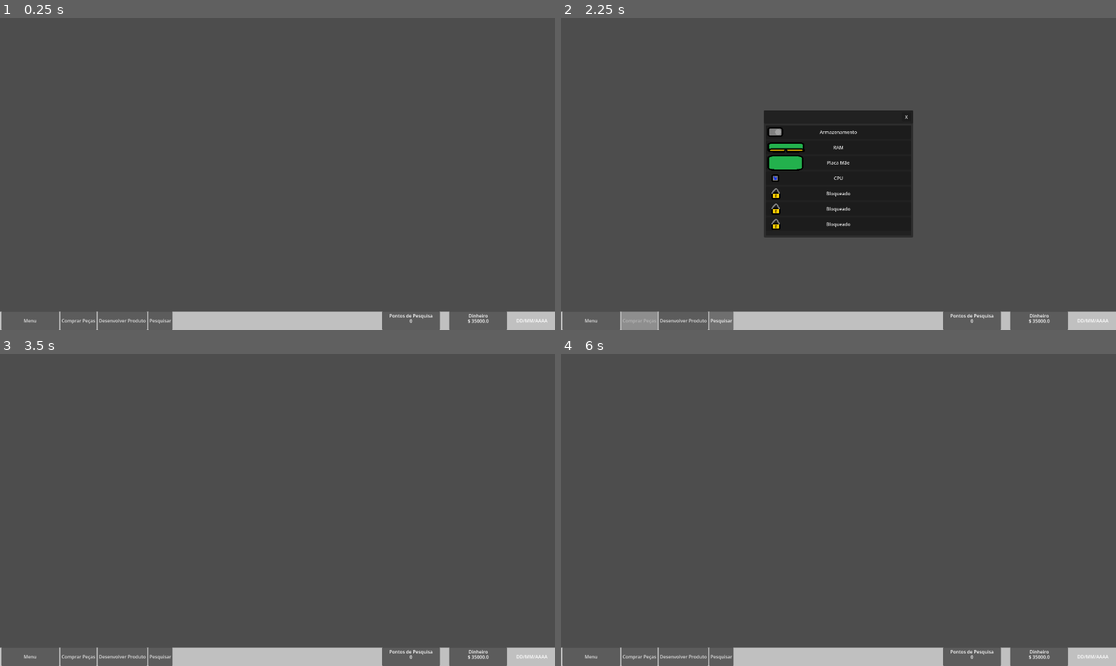
Above: before the commit, frames 1-4 (two rows, left to right).
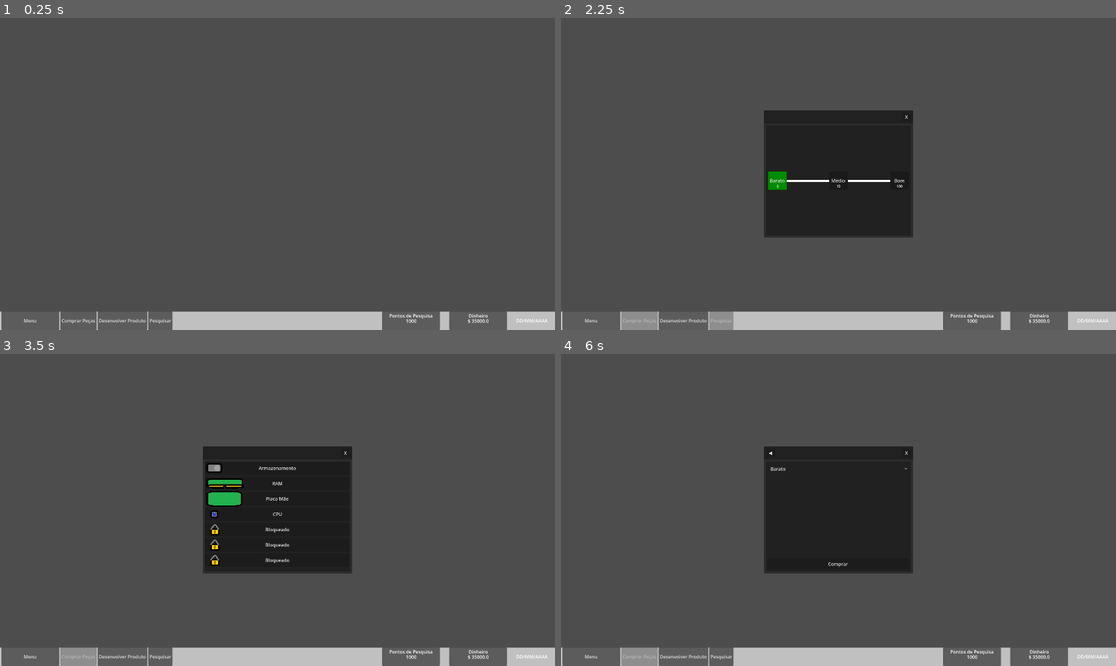
Above: after the commit, the same moments.

Repository: AnthonyBerri/NotebookTycoon
Game: Godot game, scene res://Scenes/Main.tscn
The game is run twice, just before and just after one commit, with the same random seed, the same clock (stepped at 60 frames per second) and the same inputs. This scene is started directly instead of the project's main scene.
Inputs (mouse positions are in pixels of both pictures, inside the frame that each line leads up to):
- Up to frame 1 (0.25 s): no input
- Up to frame 2 (2.25 s): click "Menu" at 0.5 s; click "Comprar Peças" at 1.25 s; click "Pesquisar" at 2 s
- Up to frame 3 (3.5 s): click "X" at 2.75 s
- Up to frame 4 (6 s): click (838, 469) at 3.5 s, where only the run after the commit has a clickable "Armazenamento"; click (838, 469) at 4.25 s, where only the run after the commit has a clickable "Armazenamento barato"; click (771, 453) at 5 s, where only the run after the commit has a clickable "◀"; click (838, 481) at 5.75 s, where only the run after the commit has a clickable "RAM"

The runs differ from the first frame. In frame 1, less than 0.1% of the frame differs, in the area x 73-75%, y 96-98%; in frame 2, 1.5%; in frame 3, 11%; in frame 4, 11%, in the area x 10-75%, y 29-100%.

Commit message:
coiso de pesquisa funcionando

Diff:
--- a/Scenes/Main.tscn
+++ b/Scenes/Main.tscn
@@ -168,3 +168,4 @@
 
 [connection signal="pressed" from="HUD/BBar/MarginContainer/HBoxContainer/HBoxContainer/BuyBtn" to="." method="_on_buy_btn_pressed"]
 [connection signal="pressed" from="HUD/BBar/MarginContainer/HBoxContainer/HBoxContainer/DevBtn2" to="." method="_on_dev_btn_2_pressed"]
+[connection signal="pressed" from="HUD/BBar/MarginContainer/HBoxContainer/HBoxContainer/RnDBtn3" to="." method="_on_rn_d_btn_3_pressed"]
--- /dev/null
+++ b/Scenes/RnDMenu.tscn
@@ -0,0 +1,286 @@
+[gd_scene format=3 uid="uid://dvwkmvv1twe6n"]
+
+[ext_resource type="Script" uid="uid://cqphfrtqciivc" path="res://Scenes/rnd_menu.gd" id="1_55sgy"]
+[ext_resource type="Script" uid="uid://c2dggdcldpbmw" path="res://Scenes/leave_menu.gd" id="2_glbjg"]
+
+[sub_resource type="StyleBoxFlat" id="StyleBoxFlat_jjgbg"]
+content_margin_left = 0.0
+content_margin_top = 0.0
+content_margin_right = 0.0
+content_margin_bottom = 0.0
+bg_color = Color(0.12941177, 0.12941177, 0.12941177, 1)
+border_width_left = 7
+border_width_top = 52
+border_width_right = 7
+border_width_bottom = 7
+border_color = Color(0.1764706, 0.1764706, 0.1764706, 1)
+corner_radius_top_left = 3
+corner_radius_top_right = 3
+corner_radius_bottom_right = 3
+corner_radius_bottom_left = 3
+corner_detail = 5
+
+[sub_resource type="StyleBoxFlat" id="StyleBoxFlat_bo1nx"]
+content_margin_left = 0.0
+content_margin_top = 0.0
+content_margin_right = 0.0
+content_margin_bottom = 0.0
+bg_color = Color(0.12941177, 0.12941177, 0.12941177, 1)
+corner_radius_top_left = 3
+corner_radius_top_right = 3
+corner_radius_bottom_right = 3
+corner_radius_bottom_left = 3
+corner_detail = 5
+
+[sub_resource type="StyleBoxLine" id="StyleBoxLine_55sgy"]
+color = Color(1, 1, 1, 1)
+grow_begin = 0.0
+grow_end = 0.0
+thickness = 6
+
+[sub_resource type="StyleBoxFlat" id="StyleBoxFlat_55sgy"]
+content_margin_left = 4.0
+content_margin_top = 4.0
+content_margin_right = 4.0
+content_margin_bottom = 4.0
+bg_color = Color(0.101960786, 0.101960786, 0.101960786, 1)
+corner_radius_top_left = 3
+corner_radius_top_right = 3
+corner_radius_bottom_right = 3
+corner_radius_bottom_left = 3
+corner_detail = 5
+
+[sub_resource type="StyleBoxFlat" id="StyleBoxFlat_d036p"]
+content_margin_left = 4.0
+content_margin_top = 4.0
+content_margin_right = 4.0
+content_margin_bottom = 4.0
+bg_color = Color(0.22352941, 0.22352941, 0.22352941, 1)
+corner_radius_top_left = 3
+corner_radius_top_right = 3
+corner_radius_bottom_right = 3
+corner_radius_bottom_left = 3
+corner_detail = 5
+
+[sub_resource type="StyleBoxFlat" id="StyleBoxFlat_fvf7y"]
+content_margin_left = 4.0
+content_margin_top = 4.0
+content_margin_right = 4.0
+content_margin_bottom = 4.0
+bg_color = Color(0, 0.54901963, 0, 1)
+corner_radius_top_left = 3
+corner_radius_top_right = 3
+corner_radius_bottom_right = 3
+corner_radius_bottom_left = 3
+corner_detail = 5
+
+[sub_resource type="StyleBoxFlat" id="StyleBoxFlat_jflpe"]
+content_margin_left = 4.0
+content_margin_top = 4.0
+content_margin_right = 4.0
+content_margin_bottom = 4.0
+bg_color = Color(0.22352941, 0.22352941, 0.22352941, 1)
+corner_radius_top_left = 3
+corner_radius_top_right = 3
+corner_radius_bottom_right = 3
+corner_radius_bottom_left = 3
+corner_detail = 5
+
+[sub_resource type="StyleBoxFlat" id="StyleBoxFlat_w5452"]
+content_margin_left = 4.0
+content_margin_top = 4.0
+content_margin_right = 4.0
+content_margin_bottom = 4.0
+bg_color = Color(0.22352941, 0.22352941, 0.22352941, 1)
+corner_radius_top_left = 3
+corner_radius_top_right = 3
+corner_radius_bottom_right = 3
+corner_radius_bottom_left = 3
+corner_detail = 5
+
+[node name="RnDMenu" type="Panel" unique_id=1332792078]
+anchors_preset = 8
+anchor_left = 0.5
+anchor_top = 0.5
+anchor_right = 0.5
+anchor_bottom = 0.5
+offset_left = -258.0
+offset_top = -220.0
+offset_right = 258.0
+offset_bottom = 220.0
+grow_horizontal = 2
+grow_vertical = 2
+theme_override_styles/panel = SubResource("StyleBoxFlat_jjgbg")
+script = ExtResource("1_55sgy")
+
+[node name="TBar" type="Panel" parent="." unique_id=1989378581]
+layout_mode = 1
+anchors_preset = -1
+anchor_left = 0.5
+anchor_top = 0.051000003
+anchor_right = 0.5
+anchor_bottom = 0.051000003
+offset_left = -258.0
+offset_top = -22.44
+offset_right = 258.0
+offset_bottom = 22.56
+grow_horizontal = 2
+theme_override_styles/panel = SubResource("StyleBoxFlat_bo1nx")
+
+[node name="LeaveMenu" type="Button" parent="TBar" unique_id=567141520]
+layout_mode = 1
+anchors_preset = 6
+anchor_left = 1.0
+anchor_top = 0.5
+anchor_right = 1.0
+anchor_bottom = 0.5
+offset_left = -38.0
+offset_top = -15.5
+offset_right = -7.0
+offset_bottom = 15.5
+grow_horizontal = 0
+grow_vertical = 2
+text = "X"
+icon_alignment = 1
+script = ExtResource("2_glbjg")
+
+[node name="Research" type="Control" parent="." unique_id=158644376]
+layout_mode = 1
+anchor_left = 0.014
+anchor_top = 0.11800001
+anchor_right = 0.014
+anchor_bottom = 0.11800001
+offset_left = -0.22400045
+offset_top = 0.07999802
+offset_right = 501.776
+offset_bottom = 381.08
+
+[node name="Panel" type="Panel" parent="Research" unique_id=1812238722]
+layout_mode = 0
+offset_left = 72.0
+offset_top = 189.0
+offset_right = 219.0
+offset_bottom = 198.0
+theme_override_styles/panel = SubResource("StyleBoxLine_55sgy")
+
+[node name="Panel2" type="Panel" parent="Research" unique_id=2099240086]
+layout_mode = 0
+offset_left = 283.0
+offset_top = 189.0
+offset_right = 430.0
+offset_bottom = 198.0
+theme_override_styles/panel = SubResource("StyleBoxLine_55sgy")
+
+[node name="Barato" type="Button" parent="Research" unique_id=2009217688]
+layout_mode = 1
+anchors_preset = 4
+anchor_top = 0.5
+anchor_bottom = 0.5
+offset_left = 8.0
+offset_top = -32.0
+offset_right = 72.0
+offset_bottom = 32.0
+grow_vertical = 2
+theme_override_colors/font_disabled_color = Color(0.8745098, 0.8745098, 0.8745098, 1)
+theme_override_styles/normal = SubResource("StyleBoxFlat_55sgy")
+theme_override_styles/hover = SubResource("StyleBoxFlat_d036p")
+theme_override_styles/disabled = SubResource("StyleBoxFlat_fvf7y")
+text = "Barato"
+
+[node name="Pontos" type="Label" parent="Research/Barato" unique_id=636362372]
+layout_mode = 1
+anchors_preset = 7
+anchor_left = 0.5
+anchor_top = 1.0
+anchor_right = 0.5
+anchor_bottom = 1.0
+offset_left = -17.5
+offset_top = -21.0
+offset_right = 17.5
+offset_bottom = -4.0
+grow_horizontal = 2
+grow_vertical = 0
+theme_override_font_sizes/font_size = 12
+text = "00000"
+horizontal_alignment = 1
+vertical_alignment = 1
+
+[node name="Medio" type="Button" parent="Research" unique_id=625591288]
+layout_mode = 1
+anchors_preset = 8
+anchor_left = 0.5
+anchor_top = 0.5
+anchor_right = 0.5
+anchor_bottom = 0.5
+offset_left = -32.0
+offset_top = -32.0
+offset_right = 32.0
+offset_bottom = 32.0
+grow_horizontal = 2
+grow_vertical = 2
+theme_override_colors/font_disabled_color = Color(0.8745098, 0.8745098, 0.8745098, 1)
+theme_override_styles/normal = SubResource("StyleBoxFlat_55sgy")
+theme_override_styles/hover = SubResource("StyleBoxFlat_jflpe")
+theme_override_styles/disabled = SubResource("StyleBoxFlat_fvf7y")
+text = "Médio"
+
+[node name="Pontos" type="Label" parent="Research/Medio" unique_id=1682015032]
+layout_mode = 1
+anchors_preset = 7
+anchor_left = 0.5
+anchor_top = 1.0
+anchor_right = 0.5
+anchor_bottom = 1.0
+offset_left = -17.5
+offset_top = -21.0
+offset_right = 17.5
+offset_bottom = -4.0
+grow_horizontal = 2
+grow_vertical = 0
+theme_override_font_sizes/font_size = 12
+text = "00000"
+horizontal_alignment = 1
+vertical_alignment = 1
+
+[node name="Bom" type="Button" parent="Research" unique_id=1409417145]
+layout_mode = 1
+anchors_preset = 6
+anchor_left = 1.0
+anchor_top = 0.5
+anchor_right = 1.0
+anchor_bottom = 0.5
+offset_left = -72.0
+offset_top = -32.0
+offset_right = -8.0
+offset_bottom = 32.0
+grow_horizontal = 0
+grow_vertical = 2
+theme_override_colors/font_disabled_color = Color(0.8745098, 0.8745098, 0.8745098, 1)
+theme_override_styles/normal = SubResource("StyleBoxFlat_55sgy")
+theme_override_styles/hover = SubResource("StyleBoxFlat_w5452")
+theme_override_styles/disabled = SubResource("StyleBoxFlat_fvf7y")
+text = "Bom"
+
+[node name="Pontos" type="Label" parent="Research/Bom" unique_id=1812987705]
+layout_mode = 1
+anchors_preset = 7
+anchor_left = 0.5
+anchor_top = 1.0
+anchor_right = 0.5
+anchor_bottom = 1.0
+offset_left = -17.5
+offset_top = -21.0
+offset_right = 17.5
+offset_bottom = -4.0
+grow_horizontal = 2
+grow_vertical = 0
+theme_override_font_sizes/font_size = 12
+text = "00000"
+horizontal_alignment = 1
+vertical_alignment = 1
+
+[connection signal="janela_fechada" from="TBar/LeaveMenu" to="." method="_on_leave_menu_janela_fechada"]
+[connection signal="pressed" from="TBar/LeaveMenu" to="TBar/LeaveMenu" method="_on_pressed"]
+[connection signal="pressed" from="Research/Barato" to="." method="_on_barato_pressed"]
+[connection signal="pressed" from="Research/Medio" to="." method="_on_medio_pressed"]
+[connection signal="pressed" from="Research/Bom" to="." method="_on_bom_pressed"]
--- a/Scenes/buy_menu.tscn
+++ b/Scenes/buy_menu.tscn
@@ -281,13 +281,6 @@
 offset_right = 501.0
 offset_bottom = 95.0
 flat = true
-item_count = 3
-popup/item_0/text = "Erro"
-popup/item_0/id = 0
-popup/item_1/text = "Erro"
-popup/item_1/id = 1
-popup/item_2/text = "Erro"
-popup/item_2/id = 2
 
 [node name="VoltarMenu" type="Button" parent="ItensCompra" unique_id=1420035326]
 layout_mode = 1
--- a/Scenes/itens_compra.gd
+++ b/Scenes/itens_compra.gd
@@ -8,42 +8,52 @@
 	botao.visible = true
 	item = oi
 
-	lista.set_item_text(0, "%s barata" % oi)
-	lista.set_item_text(1, "%s mediana" % oi)
-	lista.set_item_text(2, "%s ruim" % oi)
+	if(DadosCompra.BaratoPesq):
+		lista.add_item("Barato", 0)
+		lista.set_item_text(0, "%s barata" % oi)
+	if(DadosCompra.MedioPesq):
+		lista.add_item("Medio", 1)
+		lista.set_item_text(1, "%s mediana" % oi)
+	if(DadosCompra.BomPesq):
+		lista.add_item("Bom", 2)
+		lista.set_item_text(2, "%s boa" % oi)
 
 	if (oi == "Armazenamento"):
-		lista.set_item_text(0, "Armazenamento barato")
-		lista.set_item_text(1, "Armazenamento mediano") # Usa pronome diferente, sei lá
-		if (DadosCompra.HddRComprado == true):
+		lista.set_item_text(0, "%s barato" % oi)
+		lista.set_item_text(1, "%s mediano" % oi)
+		lista.set_item_text(2, "%s bom" % oi)
+		if (DadosCompra.HddRComprado && DadosCompra.BaratoPesq):
 			lista.set_item_disabled(0, true)
-		if (DadosCompra.HddMComprado == true):
+		if (DadosCompra.HddMComprado && DadosCompra.MedioPesq):
 			lista.set_item_disabled(1, true)
-		if (DadosCompra.HddBComprado == true):
+		if (DadosCompra.HddBComprado && DadosCompra.BomPesq):
 			lista.set_item_disabled(2, true)
 
 	elif (oi == "RAM"):
-		if (DadosCompra.RamRComprada == true):
+		if (DadosCompra.RamRComprada && DadosCompra.BaratoPesq):
 			lista.set_item_disabled(0, true)
-		if (DadosCompra.RamMComprada == true):
+		if (DadosCompra.RamMComprada && DadosCompra.MedioPesq):
 			lista.set_item_disabled(1, true)
-		if (DadosCompra.RamBComprada == true):
+		if (DadosCompra.RamBComprada && DadosCompra.BomPesq):
 			lista.set_item_disabled(2, true)
 
 	elif (oi == "Placa Mãe"):
-		if (DadosCompra.MbrRComprada == true):
+		if (DadosCompra.MbrRComprada && DadosCompra.BaratoPesq):
 			lista.set_item_disabled(0, true)
-		if (DadosCompra.MbrMComprada == true):
+		if (DadosCompra.MbrMComprada && DadosCompra.MedioPesq):
 			lista.set_item_disabled(1, true)
-		if (DadosCompra.MbrBComprada == true):
+		if (DadosCompra.MbrBComprada && DadosCompra.BomPesq):
 			lista.set_item_disabled(2, true)
 
 	elif (oi == "Processador"):
-		if (DadosCompra.CpuRComprada == true):
+		lista.set_item_text(0, "%s barato" % oi)
+		lista.set_item_text(1, "%s mediano" % oi)
+		lista.set_item_text(2, "%s bom" % oi)
+		if (DadosCompra.CpuRComprada && DadosCompra.BaratoPesq):
 			lista.set_item_disabled(0, true)
-		if (DadosCompra.CpuMComprada == true):
+		if (DadosCompra.CpuMComprada && DadosCompra.MedioPesq):
 			lista.set_item_disabled(1, true)
-		if (DadosCompra.CpuBComprada == true):
+		if (DadosCompra.CpuBComprada && DadosCompra.BomPesq):
 			lista.set_item_disabled(2, true)
 
 	else:
--- /dev/null
+++ b/Scenes/rnd_menu.gd
@@ -0,0 +1,50 @@
+extends Panel
+
+@onready var BaratoBtn = $"Research/Barato"
+@onready var BaratoPts = $"Research/Barato/Pontos"
+@onready var MedioBtn = $"Research/Medio"
+@onready var MedioPts = $"Research/Medio/Pontos"
+@onready var BomBtn = $"Research/Bom"
+@onready var BomPts = $"Research/Bom/Pontos"
+
+signal janela_fechada()
+
+func _ready() -> void:
+	calc_preco()
+	toggle_btns()
+
+func pesquisar(qual: int) -> void:
+	if(qual == 0 && DadosCompra.BaratoPreco <= DadosGlobais.pontos && DadosCompra.BaratoPesq == false):
+		DadosCompra.BaratoPesq = true
+		DadosGlobais.pontos -= DadosCompra.BaratoPreco
+	elif(qual == 1 && DadosCompra.MedioPreco <= DadosGlobais.pontos && DadosCompra.MedioPesq == false && DadosCompra.BaratoPesq == true):
+		DadosCompra.MedioPesq = true
+		DadosGlobais.pontos -= DadosCompra.MedioPreco
+	elif(qual == 2 && DadosCompra.BomPreco <= DadosGlobais.pontos && DadosCompra.BomPesq == false && DadosCompra.MedioPesq == true):
+		DadosCompra.BomPesq = true
+		DadosGlobais.pontos -= DadosCompra.BomPreco
+
+	toggle_btns()
+
+func toggle_btns() -> void:
+	BaratoBtn.disabled = DadosCompra.BaratoPesq
+	MedioBtn.disabled = DadosCompra.MedioPesq
+	BomBtn.disabled = DadosCompra.BomPesq
+
+func calc_preco() -> void:
+	BaratoPts.text = "%s" % DadosCompra.BaratoPreco
+	MedioPts.text = "%s" % DadosCompra.MedioPreco
+	BomPts.text = "%s" % DadosCompra.BomPreco
+
+func _on_barato_pressed() -> void:
+	pesquisar(0)
+
+func _on_medio_pressed() -> void:
+	pesquisar(1)
+
+func _on_bom_pressed() -> void:
+	pesquisar(2)
+
+func _on_leave_menu_janela_fechada() -> void:
+	janela_fechada.emit()
+	queue_free()
--- a/Scripts/dados_compra.gd
+++ b/Scripts/dados_compra.gd
@@ -1,6 +1,13 @@
 extends Node
 
 # TODO: A Compra é uma gambiarra impossível de expandir, vou mudar isso depois do protótipo. - Marcos
+
+var BaratoPesq: bool = true
+var BaratoPreco: int = 0
+var MedioPesq: bool = false
+var MedioPreco: int = 10
+var BomPesq: bool = false
+var BomPreco: int = 100
 
 # Ruim
 var HddRComprado: bool = true
--- a/Scripts/dados_globais.gd
+++ b/Scripts/dados_globais.gd
@@ -1,7 +1,7 @@
 extends Node
 
 var dinheiro: float = 35000.0
-var pontos: int = 0
+var pontos: int = 1000
 
 # Called when the node enters the scene tree for the first time.
 func _ready() -> void:
--- a/Scripts/main.gd
+++ b/Scripts/main.gd
@@ -1,6 +1,4 @@
 extends Node
-
-@onready var btn_criacao = $HUD/BBar/MarginContainer/HBoxContainer/HBoxContainer/DevBtn2
 
 # Called when the node enters the scene tree for the first time.
 func _ready() -> void:
@@ -34,9 +32,23 @@
 	$HUD/BBar/MarginContainer/HBoxContainer/HBoxContainer/BuyBtn.disabled = true
 	$HUD.add_child(instancia_ui)
 
+func _on_rn_d_btn_3_pressed() -> void:
+	var cena_ui = preload("res://Scenes/RnDMenu.tscn")
+	var instancia_ui = cena_ui.instantiate()
+	var signal_script = instancia_ui.get_node("TBar/LeaveMenu")
+
+	signal_script.janela_fechada.connect(_on_rnd_menu_fechado)
+
+
+	$HUD/BBar/MarginContainer/HBoxContainer/HBoxContainer/RnDBtn3.disabled = true
+	$HUD.add_child(instancia_ui)
+
+
 func _on_buy_product_fechado():
+	$HUD/BBar/MarginContainer/HBoxContainer/HBoxContainer/BuyBtn.disabled = false
 
-	$HUD/BBar/MarginContainer/HBoxContainer/HBoxContainer/BuyBtn.disabled = false
+func _on_rnd_menu_fechado():
+	$HUD/BBar/MarginContainer/HBoxContainer/HBoxContainer/RnDBtn3.disabled = false
 
 func _on_product_development_fechado(produziu : bool, grafico : int):
 	if(produziu == true && grafico >= 0):
Not shown: 1 places in Scenes/Main.tscn that only renumber resources
Not shown, added: Scenes/rnd_menu.gd.uid
